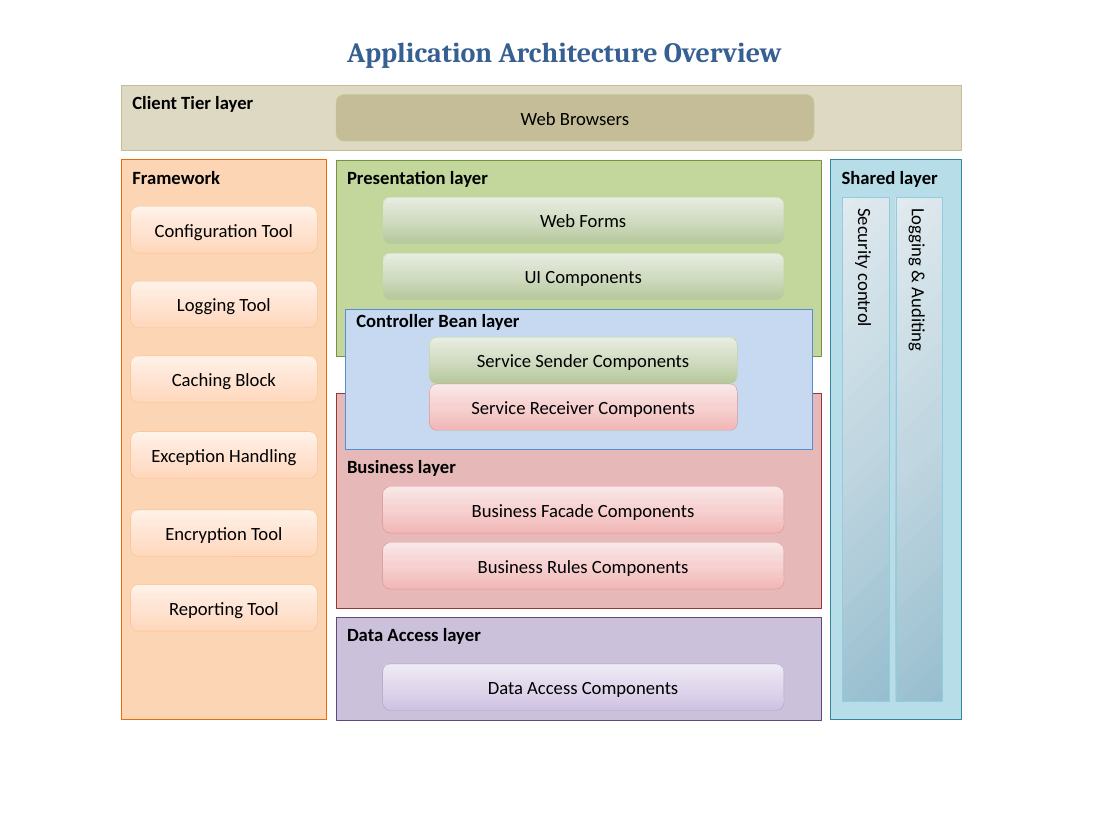
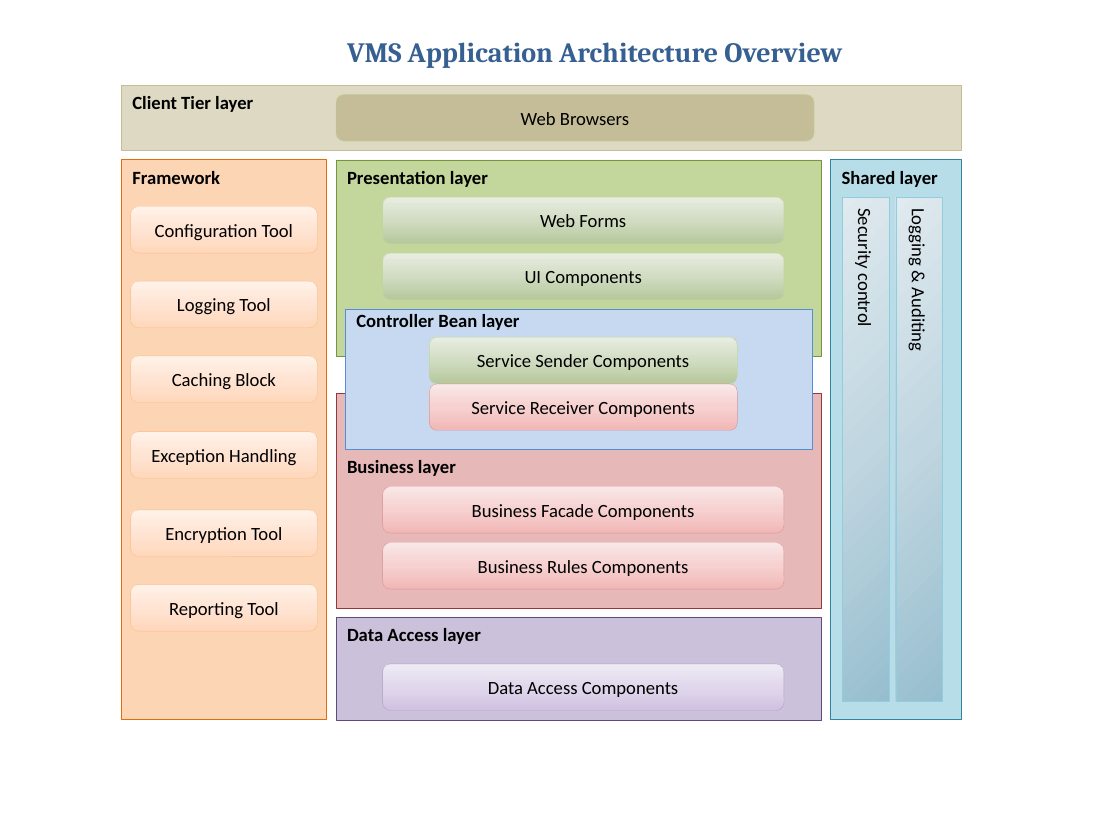
Before and after one commit to imireasa/mtech-se18-t08s, a slide deck: slide 3 of docs/W-9 Working Document/W-9.1 Team Members/W-9.1.5 Dio/2. Phase 2/VMS High level architecture.pptx. Drawn at 1120x840 pixels with LibreOffice and Linux fonts; fonts in the diff are those of the drawing. Boxes give left, top, right and bottom in pixels: in the first picture for what was removed or moved away, otherwise in the second. Text is boxed around its words. In the diff, an @@ line names an element or a change of style, - is before the commit and + after.

```diff
--- a/docs/W-9 Working Document/W-9.1 Team Members/W-9.1.5 Dio/2. Phase 2/VMS High level architecture.pptx
+++ b/docs/W-9 Working Document/W-9.1 Team Members/W-9.1.5 Dio/2. Phase 2/VMS High level architecture.pptx
@@ text at (347, 42, 842, 68): text changed @@
-Application Architecture Overview
+VMS Application Architecture Overview
```
Also in this commit, not shown: 1 other slide changed.
